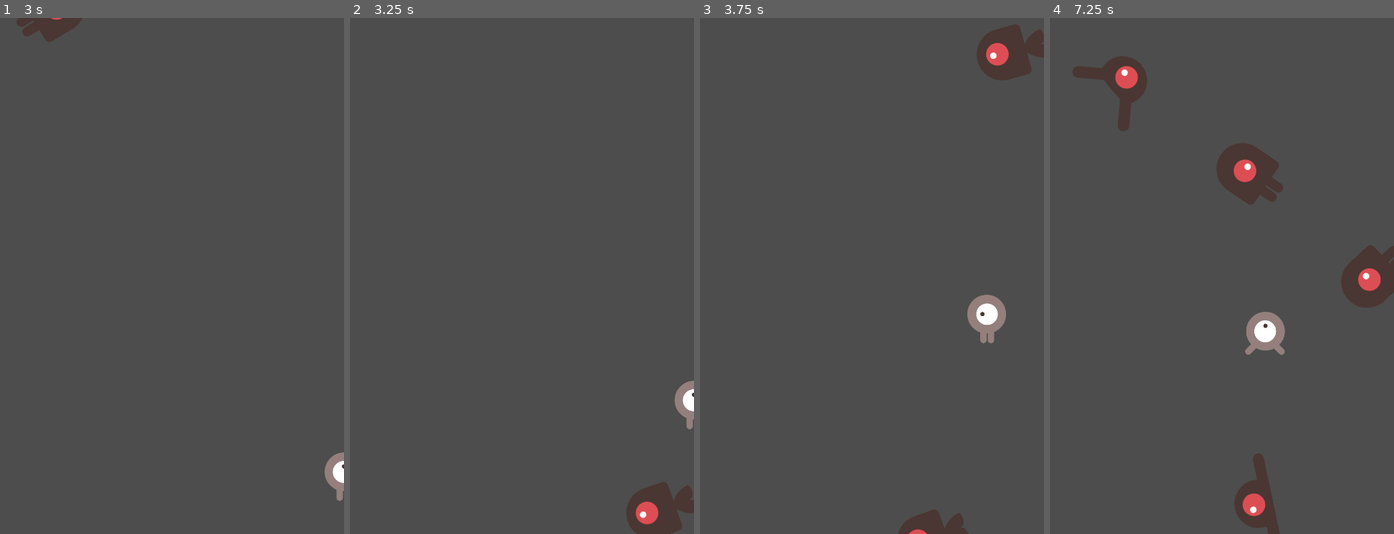
Above: before the commit, frames 1-4 (left to right).
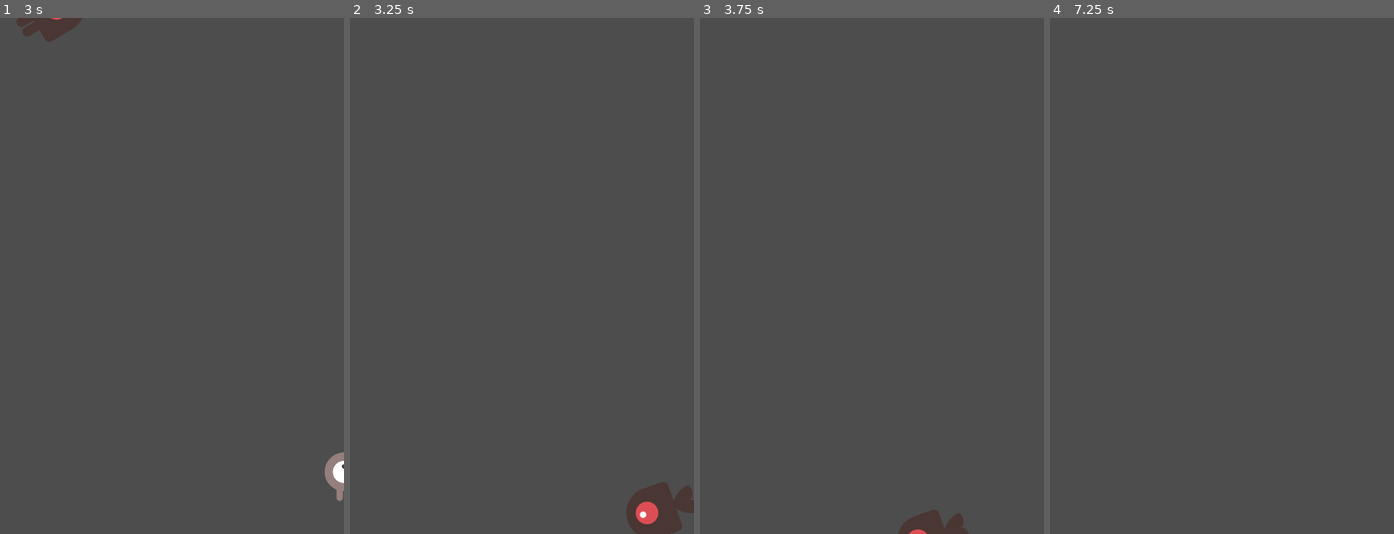
Above: after the commit, the same moments.

Repository: boriskzd/Dodge-The-Creeps
Game: Godot game, scene res://main.tscn
Same seed, same stepped clock (60 frames per second), same inputs: the game is played once before the commit and once after it.
Inputs:
- Up to frame 1 (3 s): tap Enter at 0.5 s; hold Right (move_right) 0.53-1.28 s; hold Down (move_down) 1.28-2.03 s; hold Right (move_right) 2.03-2.78 s; hold Up (move_up) from 2.78 s (still down)
- Up to frame 2 (3.25 s): keep holding Up (move_up)
- Up to frame 3 (3.75 s): release Up (move_up) at 3.53 s; hold Left (move_left) from 3.53 s (still down)
- Up to frame 4 (7.25 s): release Left (move_left) at 5.03 s; hold Down (move_down) 5.03-5.78 s; hold Right (move_right) 5.78-6.53 s; hold Up (move_up) from 6.53 s (still down)

Frame 1 is identical in both runs. In frame 2, 0.4% of the frame differs, in the area x 94-100%, y 70-80%; in frame 3, 2.2%; in frame 4, 6.0%, in the area x 6-100%, y 7-100%.

Commit message:
add collision, when enemy hits player, it dies

Diff:
--- a/Player.gd
+++ b/Player.gd
@@ -51,8 +51,8 @@
 
 func _on_body_entered(body):
 	print('[_on_body_entered]')
+	hide() # Player disappears after being hit.
 	hit.emit()
-	hide() # Player disappears after being hit.
 	# Must be deferred as we can't change physics properties on a physics callback.
 	$CollisionShape2D.set_deferred('disabled', true)
 
--- a/Player.tscn
+++ b/Player.tscn
@@ -46,3 +46,6 @@
 
 [node name="CollisionShape2D" type="CollisionShape2D" parent="."]
 shape = SubResource("CapsuleShape2D_6i7gq")
+
+[connection signal="body_entered" from="." to="." method="_on_body_entered"]
+[connection signal="hit" from="." to="." method="game_over"]
--- a/main.gd
+++ b/main.gd
@@ -11,6 +11,7 @@
 	pass
 
 func game_over():
+	print('game over in main script')
 	$ScoreTimer.stop()
 	$MobTimer.stop()
 
